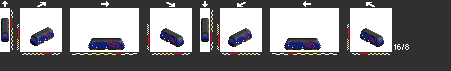
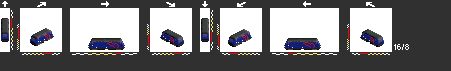
Two versions of the same layered image (w=451, h=71). Layer-by-layer changes:
painted on "Layer 0" over [44, 27, 374, 42]
